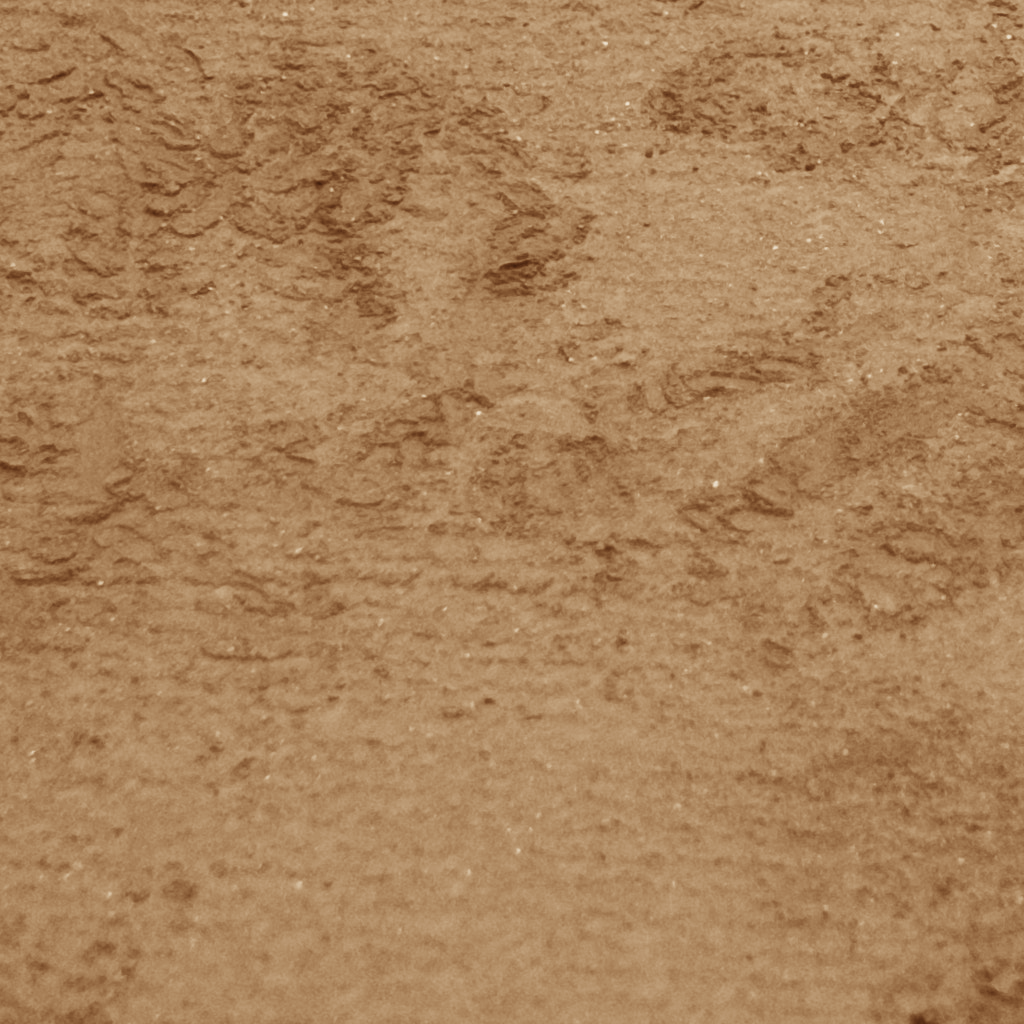
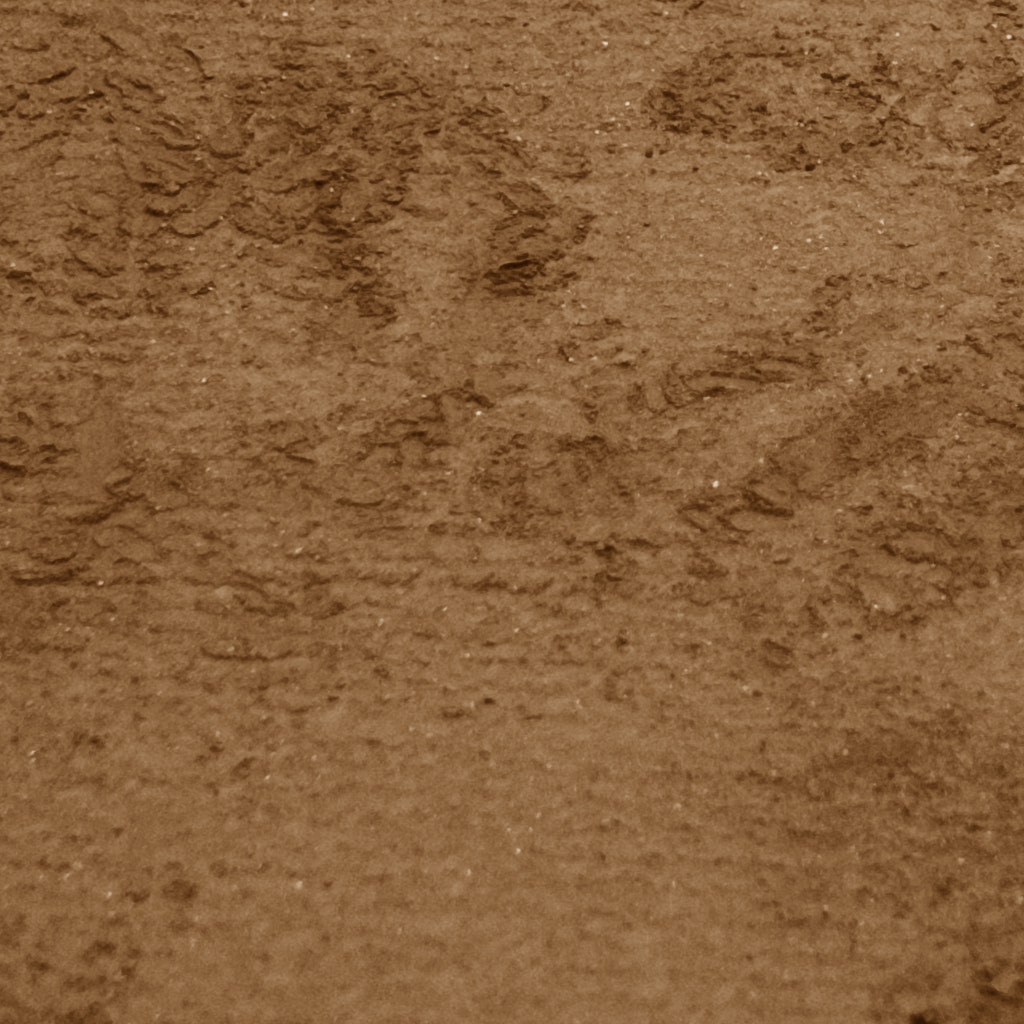
Before/after of a 1024px x 1024px layered artwork. What changed in the layer stack:
painted on "Layer" over (x1=0, y1=0, x2=1024, y2=1024)
